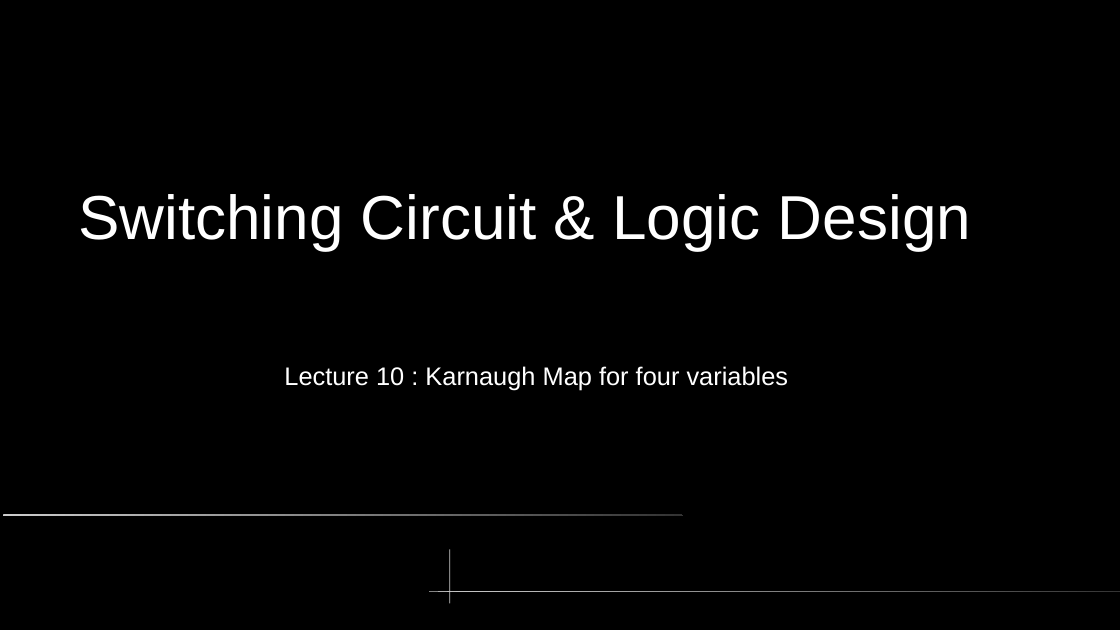
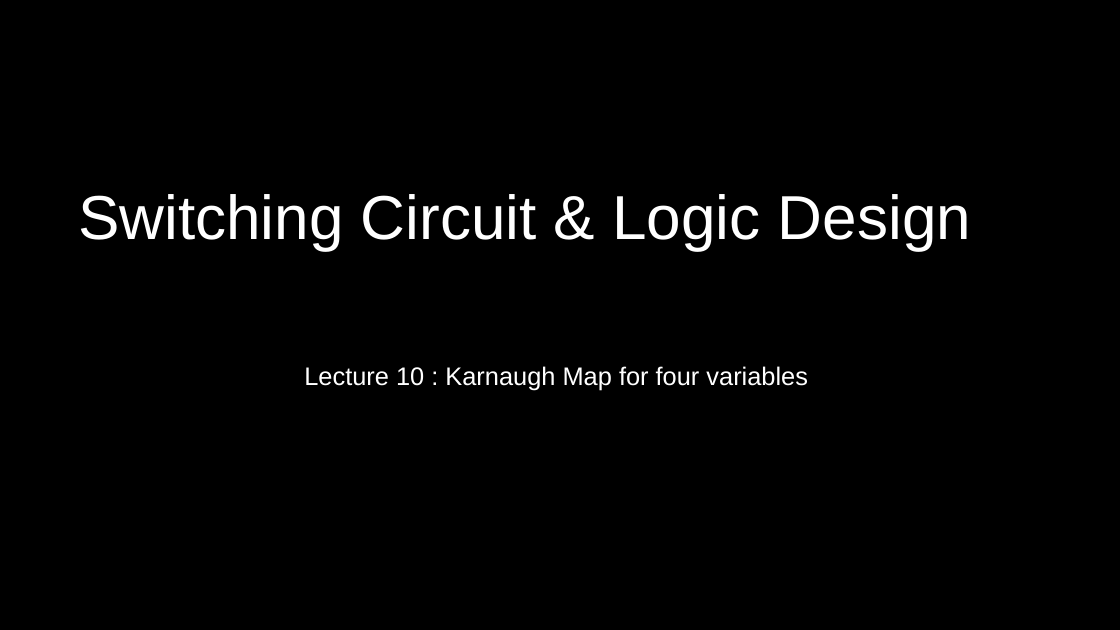
Before and after one commit to arnabsinha/Switching-Circuits-and-Logic-Design, a slide deck: slide 1 of Lecture_11.odp. Drawn at 1120x630 pixels with LibreOffice and Linux fonts; fonts in the diff are those of the drawing. Boxes give left, top, right and bottom in pixels: in the first picture for what was removed or moved away, otherwise in the second. Text is boxed around its words. In the diff, an @@ line names an element or a change of style, - is before the commit and + after.

```diff
--- a/Lecture_11.odp
+++ b/Lecture_11.odp
@@ text "Lecture 10 : Karnaugh Map ...": place and size @@
-text "Lecture 10 : Karnaugh Map ..." at [284, 366, 789, 391]
+text "Lecture 10 : Karnaugh Map ..." at [304, 366, 808, 391]
@@ rounded rectangle removed at [3, 514, 683, 516] @@
@@ freeform shape removed at [449, 550, 450, 604] @@
@@ rounded rectangle removed at [429, 592, 1120, 593] @@
```
Also in this commit, not shown: 7 other slides changed, 5 slides added, 12 other files.
